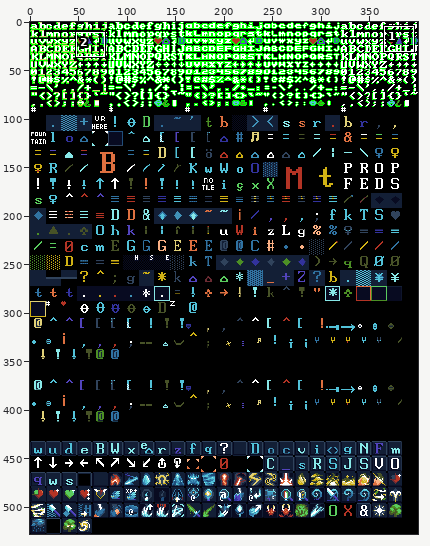
Pixel-art file -- src/master.aseprite. Above, an overview of the earlier version with the close-up marked.
Close-up. Before the edit:
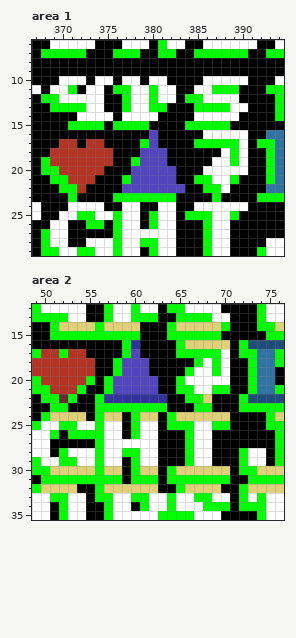
400x528 pixels, 1 frame. Shown: area 1: x 367..394, y 6..29; area 2: x 49..76, y 12..35.
The same view after the edit:
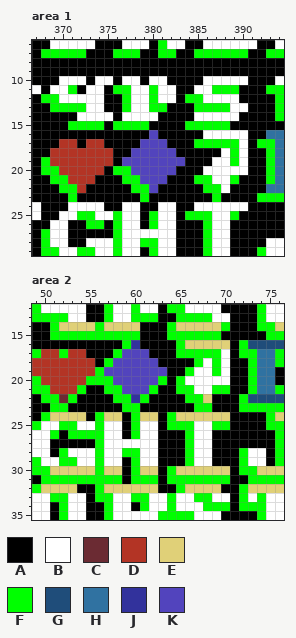
Palette (. is transparent): A #000000  B #ffffff  C #6b2b33  D #b33425  E #e0d078  F #00ff00  G #1f4d7a  H #3072a1  J #32329c  K #5244bd
The exact change:
--- area 1, layers "RENOVATIONS/Treska Ran Outta Puns/Treska", "RENOVATIONS/Treska Ran Outta Puns/Symbol"
@@ x 374..385 @@
 16 AAAAAAKAAAAA
-17 DAAAAFKAAAAF
-18 DDAAAKKKAAAA
-19 DDAAFKKKAAAA
-20 DAAAKKKKKAAA
-21 AAAFKKKKKAAF
-22 AAAKKKKKKKAA
-23 AAFFFFFFFAAA
+17 DAAAAKKKAAAF
+18 DDAAKKKKKAAA
+19 DDAKKKKKKKAA
+20 DAFFKKKKKAAA
+21 AAAFFKKKAAAF
+22 AAAAFFKAAAAA
+23 AAAAAFAAAAAA
 24 BAABBAABBAAB
--- area 2, layers "RENOVATIONS/Treska Ran Outta Puns/Treska", "RENOVATIONS/Treska Ran Outta Puns/Symbol"
@@ x 54..65 @@
 16 AAAAAFJAAAAF
-17 DAAAAFKAAAAF
-18 DDAAFKKKAAAA
-19 DDAAFKKKAAAA
-20 DFAFKKKKKAAF
-21 FAAFKKKKKAAF
-22 AAFJJJJJJJAA
-23 AAFFFFFFFFAA
+17 DAAAFKKKAAAF
+18 DDAFKKKKKAAA
+19 DDFKKKKKKKAA
+20 DFFFKKKKKFAF
+21 FAAFFKKKFAAF
+22 AAAAFFJFAAAA
+23 AAAAAFFAAAAA
 24 EAFEEAFEEAFE
